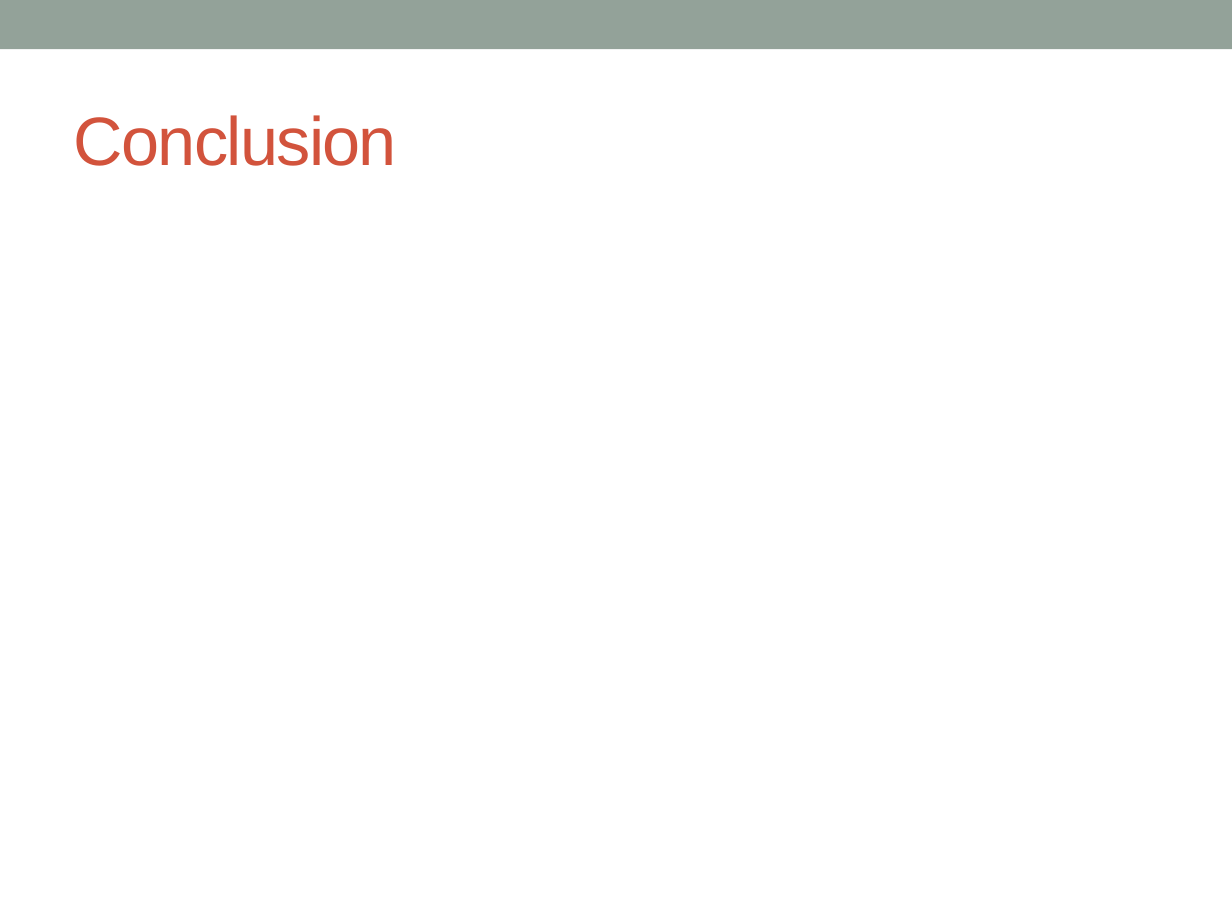
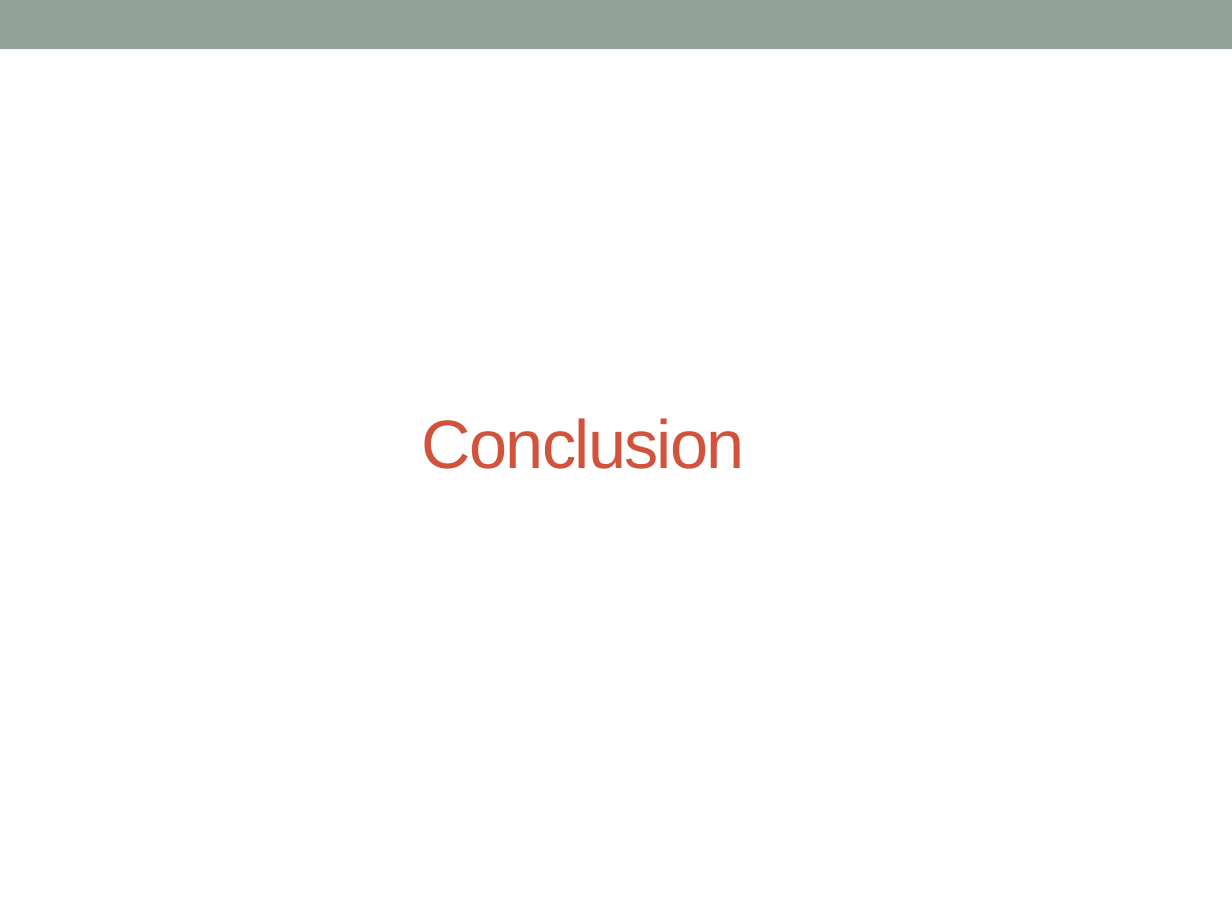
Before and after one commit to Timbobhe/fatal-pds-val, a slide deck: slide 23 of Appli/Méthodologie/Général/Copil/Copil 1/VAL.pptx. Drawn at 1232x924 pixels with LibreOffice and Linux fonts; fonts in the diff are those of the drawing. Boxes give left, top, right and bottom in pixels: in the first picture for what was removed or moved away, otherwise in the second. Text is boxed around its words. In the diff, an @@ line names an element or a change of style, - is before the commit and + after.

```diff
--- a/Appli/Méthodologie/Général/Copil/Copil 1/VAL.pptx
+++ b/Appli/Méthodologie/Général/Copil/Copil 1/VAL.pptx
@@ title "Conclusion": place and size @@
-title "Conclusion" at bbox=[74, 115, 397, 166]
+title "Conclusion" at bbox=[422, 418, 745, 469]
```
Also in this commit, not shown: 1 other slide changed.
